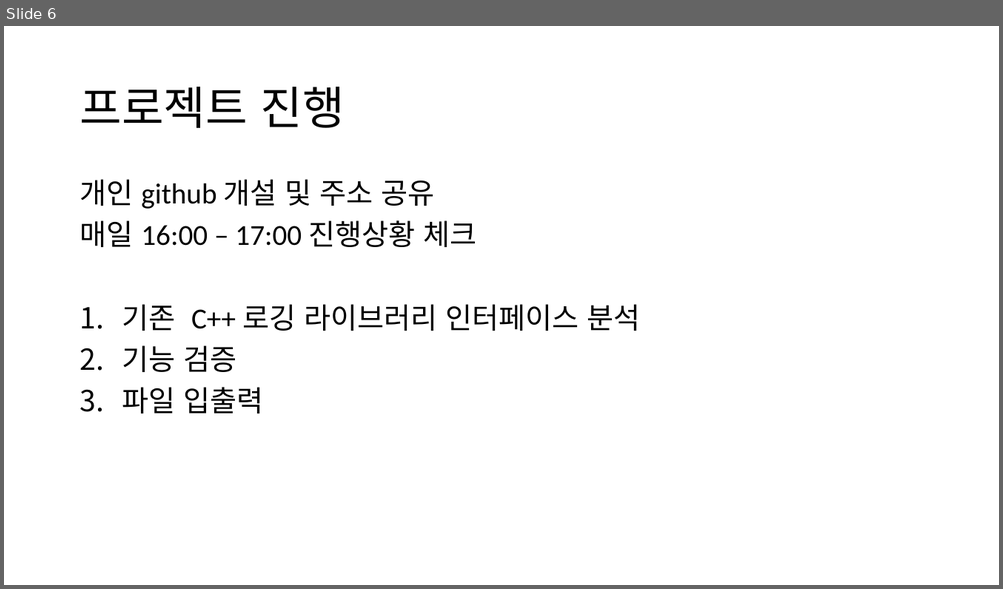
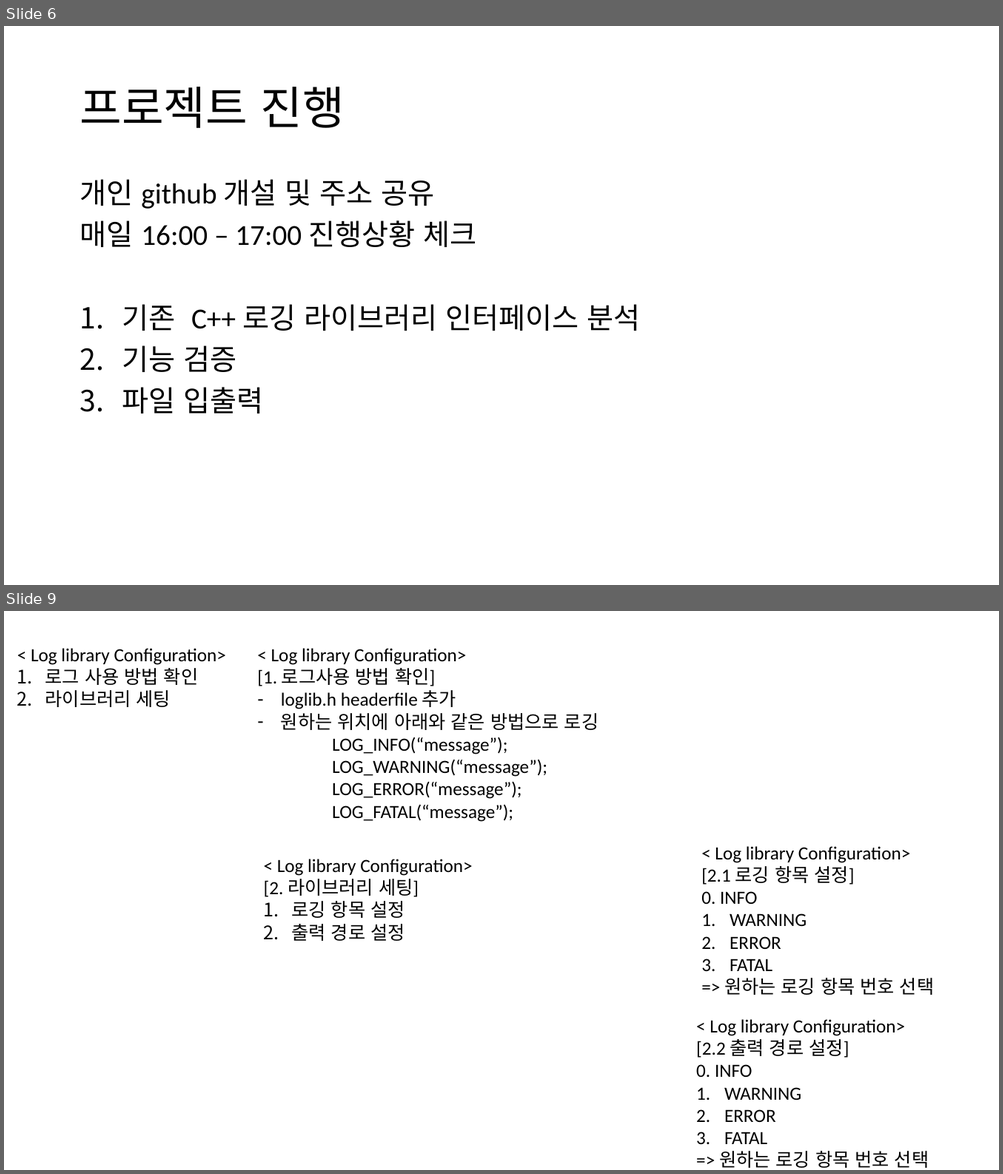
Before and after one commit to kilsup/loglib, a slide deck: C++project.pptx. Shown one above the other, each under a label of ours: slide 6 before the commit, slides 6 and 9 after it; the slides between them are not shown. The pictures are 1003x589 and 1003x1174 pixels, drawn with LibreOffice and Linux fonts; fonts in the diff are those of the drawing. Boxes give left, top, right and bottom in pixels: in the first picture for what was removed or moved away, otherwise in the second. Text is boxed around its words. In the diff, an @@ line names an element or a change of style, - is before the commit and + after.

```diff
--- a/C++project.pptx
+++ b/C++project.pptx
@@ slide 9 added at [4,611,999,1170], background #FFFFFF @@
@@ text added at [31,648,226,707], 18 pt, text #000000 @@
+< Log library Configuration>
+1. 로그 사용 방법 확인
+2. 라이브러리 세팅
@@ text added at [257,648,598,822], 18 pt, text #000000 @@
+< Log library Configuration>
+[1. 로그사용 방법 확인]
+– loglib.h headerfile 추가
+– 원하는 위치에 아래와 같은 방법으로 로깅
+LOG_INFO(“message”);
+LOG_WARNING(“message”);
+LOG_ERROR(“message”);
+LOG_FATAL(“message”);
@@ text added at [701,846,933,995], 18 pt, text #000000 @@
+< Log library Configuration>
+[2.1 로깅 항목 설정]
+0. INFO
+1. WARNING
+2. ERROR
+3. FATAL
+=> 원하는 로깅 항목 번호 선택
@@ text added at [264,859,472,941], 18 pt, text #000000 @@
+< Log library Configuration>
+[2. 라이브러리 세팅]
+1. 로깅 항목 설정
+2. 출력 경로 설정
@@ text added at [696,1019,928,1168], 18 pt, text #000000 @@
+< Log library Configuration>
+[2.2 출력 경로 설정]
+0. INFO
+1. WARNING
+2. ERROR
+3. FATAL
+=> 원하는 로깅 항목 번호 선택
```
Also in this commit, not shown: 1 slide changed, 3 other slides added.
